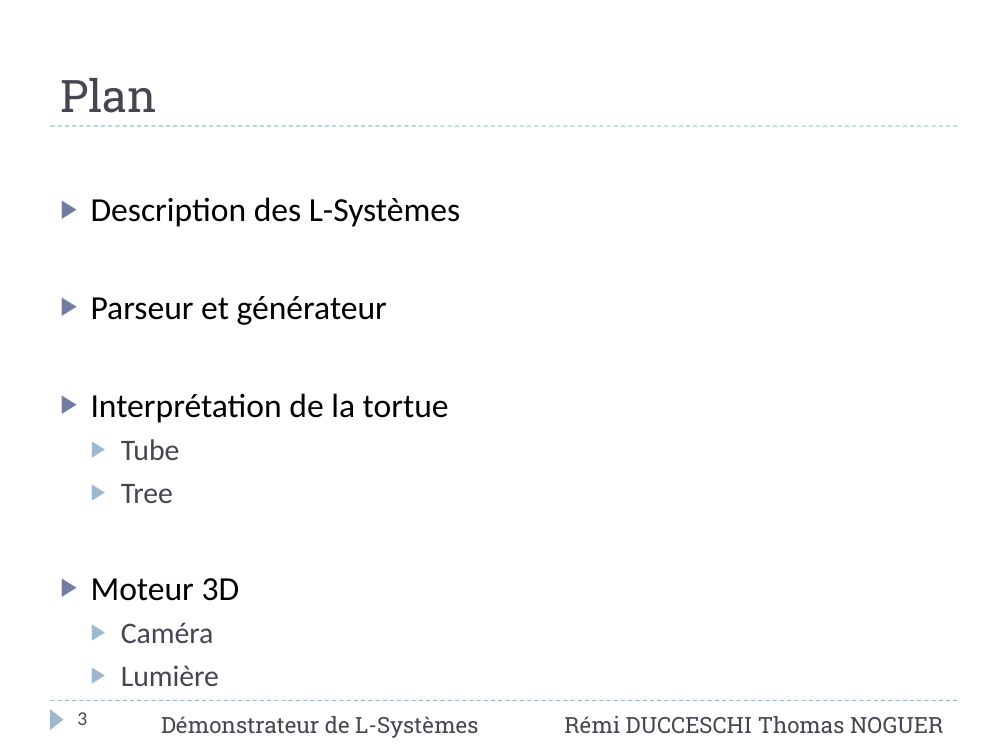
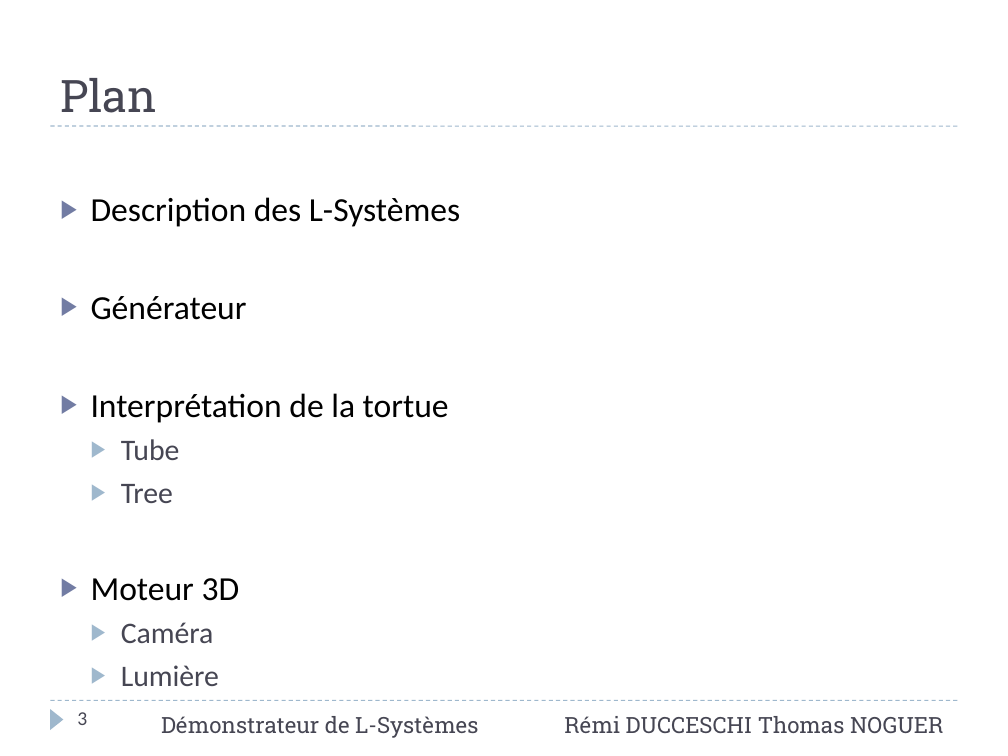
Before and after one commit to Cepheus/L-Systems, a slide deck: slide 3 of doc/Rapport/Présentation.pptx. Drawn at 1008x756 pixels with LibreOffice and Linux fonts; fonts in the diff are those of the drawing. Boxes give left, top, right and bottom in pixels: in the first picture for what was removed or moved away, otherwise in the second. Text is boxed around its words. In the diff, an @@ line names an element or a change of style, - is before the commit and + after.

```diff
--- a/doc/Rapport/Présentation.pptx
+++ b/doc/Rapport/Présentation.pptx
@@ text at box(91, 296, 247, 320): text changed @@
-▶ Parseur et générateur
+▶ Générateur
```
Also in this commit, not shown: 9 other slides changed, 1 slide added, 1 slide removed.
